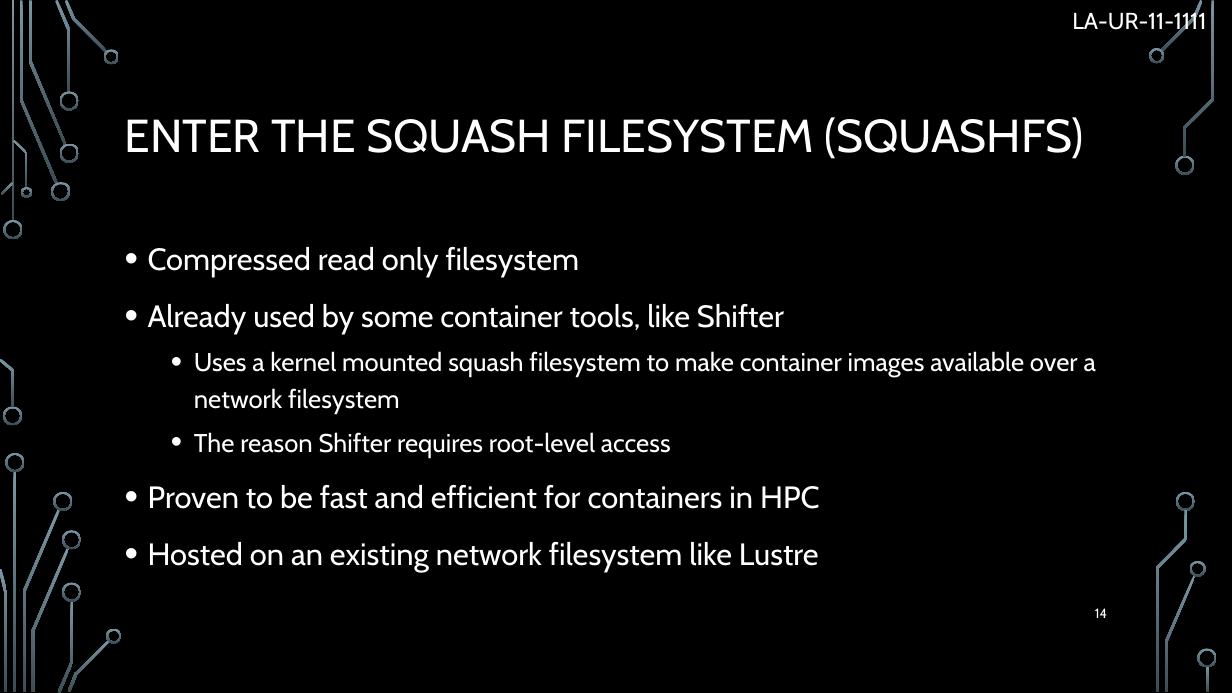
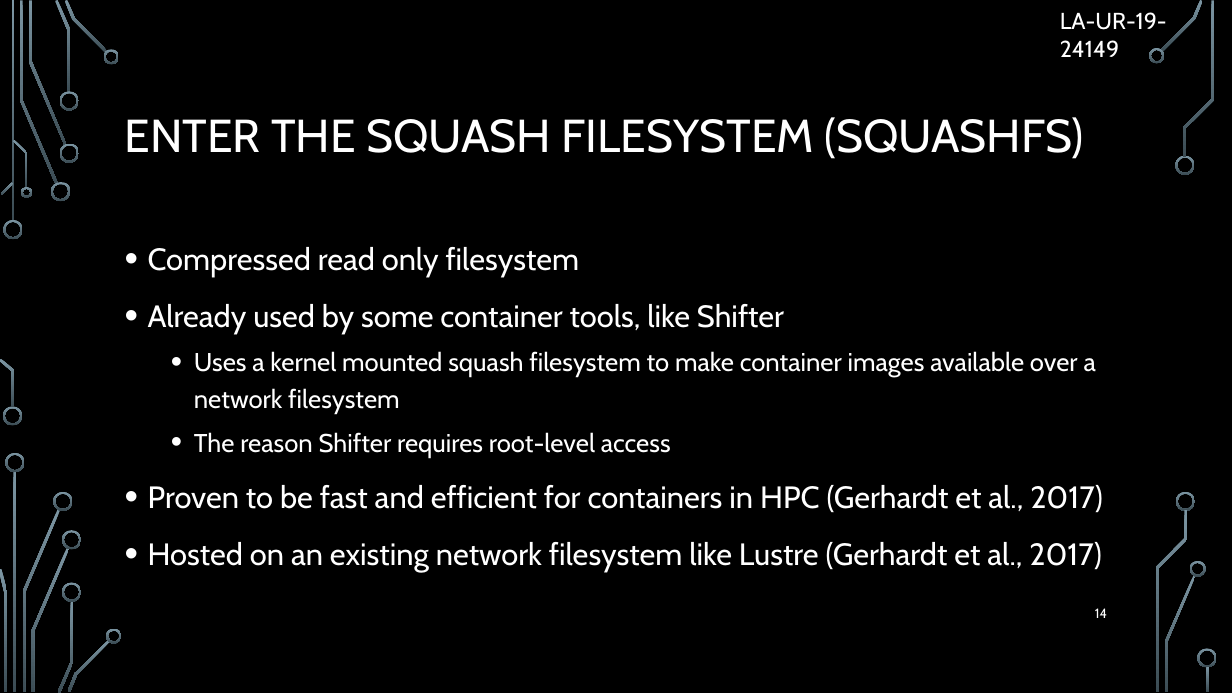
Before and after one commit to Brofessional/thesis-v2, a slide deck: slide 14 of presentation.pptx. Drawn at 1232x693 pixels with LibreOffice and Linux fonts; fonts in the diff are those of the drawing; background and template pictures are left out. Boxes give left, top, right and bottom in pixels: in the first picture for what was removed or moved away, otherwise in the second. Text is boxed around its words. In the diff, an @@ line names an element or a change of style, - is before the commit and + after.

```diff
--- a/presentation.pptx
+++ b/presentation.pptx
@@ text at [1060, 12, 1167, 57]: text changed @@
-LA-UR-11-1111
+LA-UR-19-24149
@@ text at [148, 485, 1103, 572]: text changed @@
-• Proven to be fast and efficient for containers in HPC
-• Hosted on an existing network filesystem like Lustre
+• Proven to be fast and efficient for containers in HPC (Gerhardt et al., 2017)
+• Hosted on an existing network filesystem like Lustre (Gerhardt et al., 2017)
```
Also in this commit, not shown: 30 other slides changed, 1 other file.
